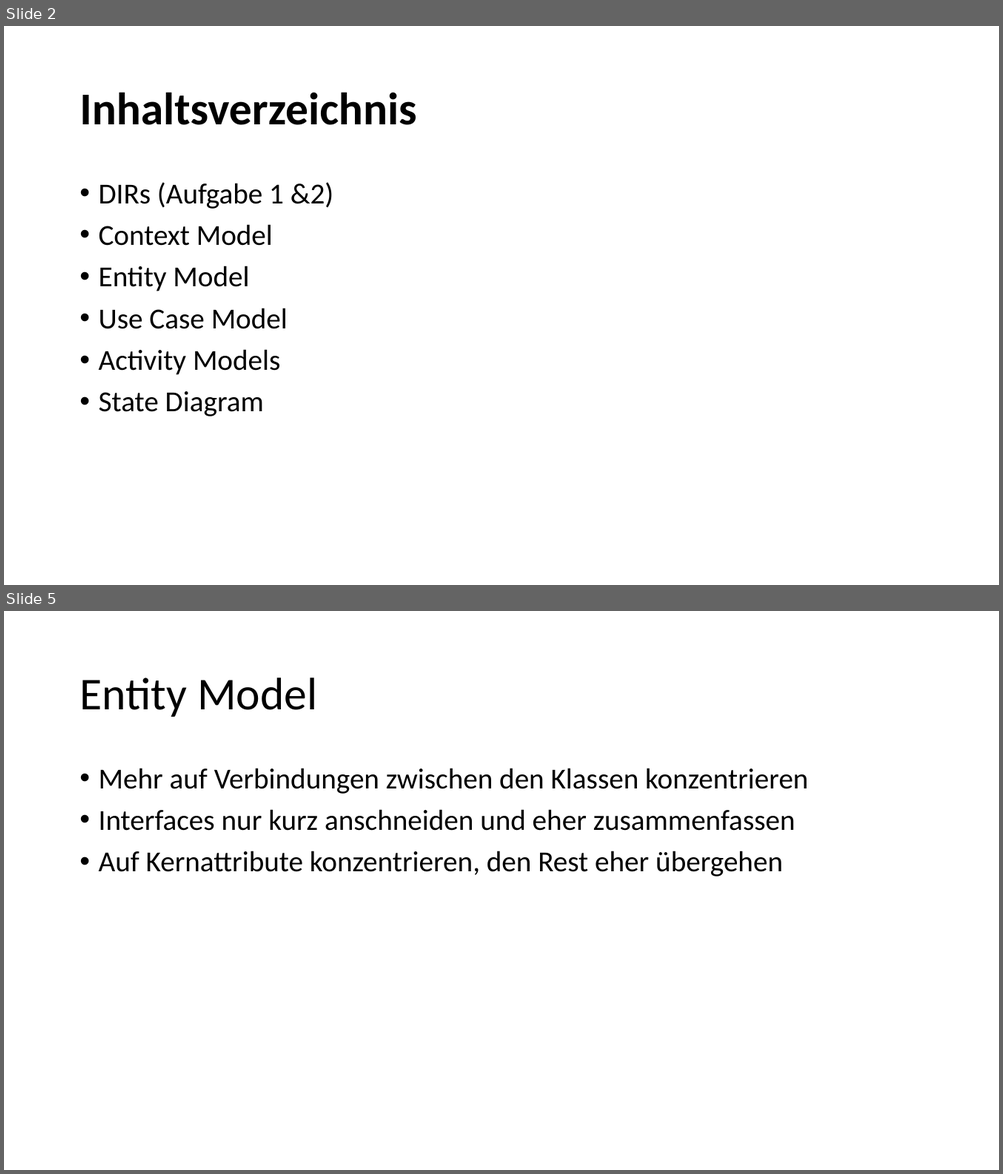
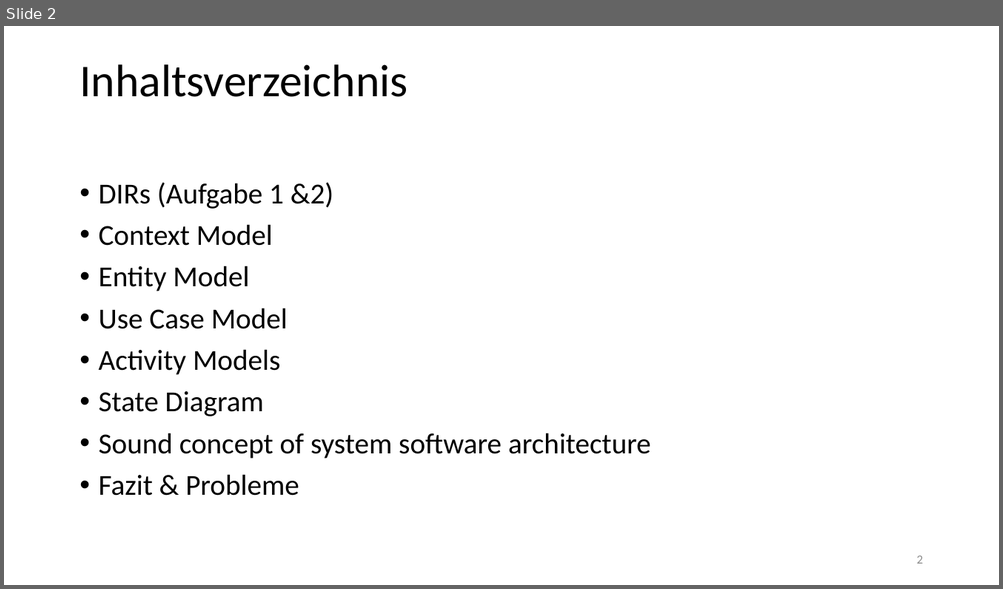
Before and after one commit to sid115/se-lab2, a slide deck: assets/presentation/presentation.pptx. Shown one above the other, each under a label of ours: slides 2 and 5 before the commit, slide 2 after it; the slides between them are not shown. The pictures are 1003x1174 and 1003x589 pixels, drawn with LibreOffice and Linux fonts; fonts in the diff are those of the drawing. Boxes give left, top, right and bottom in pixels: in the first picture for what was removed or moved away, otherwise in the second. Text is boxed around its words. In the diff, an @@ line names an element or a change of style, - is before the commit and + after.

```diff
--- a/assets/presentation/presentation.pptx
+++ b/assets/presentation/presentation.pptx
@@ slide 5 removed at bbox=[4, 611, 999, 1170], background #FFFFFF @@
@@ title removed at bbox=[79, 678, 317, 717] @@
-Entity Model
@@ text removed at bbox=[99, 768, 808, 877] @@
-• Mehr auf Verbindungen zwischen den Klassen konzentrieren
-• Interfaces nur kurz anschneiden und eher zusammenfassen
-• Auf Kernattribute konzentrieren, den Rest eher übergehen
@@ slide 2 changed as well @@
@@ title "Inhaltsverzeichnis": place and size @@
-title "Inhaltsverzeichnis" at bbox=[79, 92, 416, 125]
+title "Inhaltsverzeichnis" at bbox=[79, 64, 407, 97]
@@ title "Inhaltsverzeichnis" at bbox=[79, 64, 407, 97]: bold off @@
@@ text at bbox=[99, 433, 651, 496]: paragraphs added @@
+• Sound concept of system software architecture
+• Fazit & Probleme
@@ page number added at bbox=[916, 556, 922, 564], 12 pt, text #8C8C8C @@
+2
```
Also in this commit, not shown: 2 other slides changed, 9 slides added, 4 other slides removed, 8 other files.
